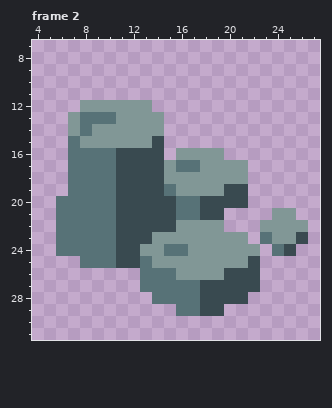
One commit to this pixel-art file: assets/img/nature/blocky_rocks.aseprite. The picture above is the old version.
32x32 pixels, 3 frames. Shown: frame 2: x 4..27, y 7..31. The commit also changed other frames, which this record leaves out.
New version:
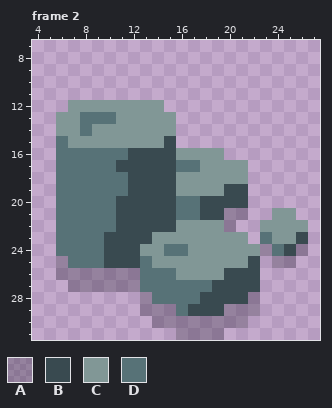
Palette (. is transparent): A #090a1440  B #394a50  C #819796  D #577277
The edit:
layer "Shadow" now shown
Frame 2, layers "Front", "Middel", "Shadow":
The edit adds colour A in row 21 at x 20 to 21; in row 22 at x 20; in row 24 at x 23 and 26; in row 25 at x 6 and 24 to 25; in row 26 at x 6 to 12; in row 27 at x 7 to 12.
The edit adds colour A in row 28 at x 13 and 22; in row 29 at x 13 to 15 and 20 to 22; in row 30 at x 14 to 21; in row 31 at x 16 to 19.
The edit adds colour B in rows 15 to 16 at x 15.
Colour C gives way to colour B in rows 17 to 18 at x 15.
Colour D gives way to colour B in row 19 at x 15; in rows 23 to 25 at x 10; in row 29 at x 17.
The edit adds colour C in row 12 at x 7 and 14; in rows 13 to 14 at x 6 and 15.
Colour B gives way to colour C in row 15 at x 14.
Colour D gives way to colour C in row 15 at x 7.
The edit adds colour D in rows 15 to 19 at x 6; in row 25 at x 7.
Colour B gives way to colour D in row 16 at x 11; in rows 18 to 19 at x 11; in row 27 at x 18.
Boxes around the changes in both pictures, in picture pixels (x1, y1, x2, y2):
changed: (56, 100, 308, 340)
